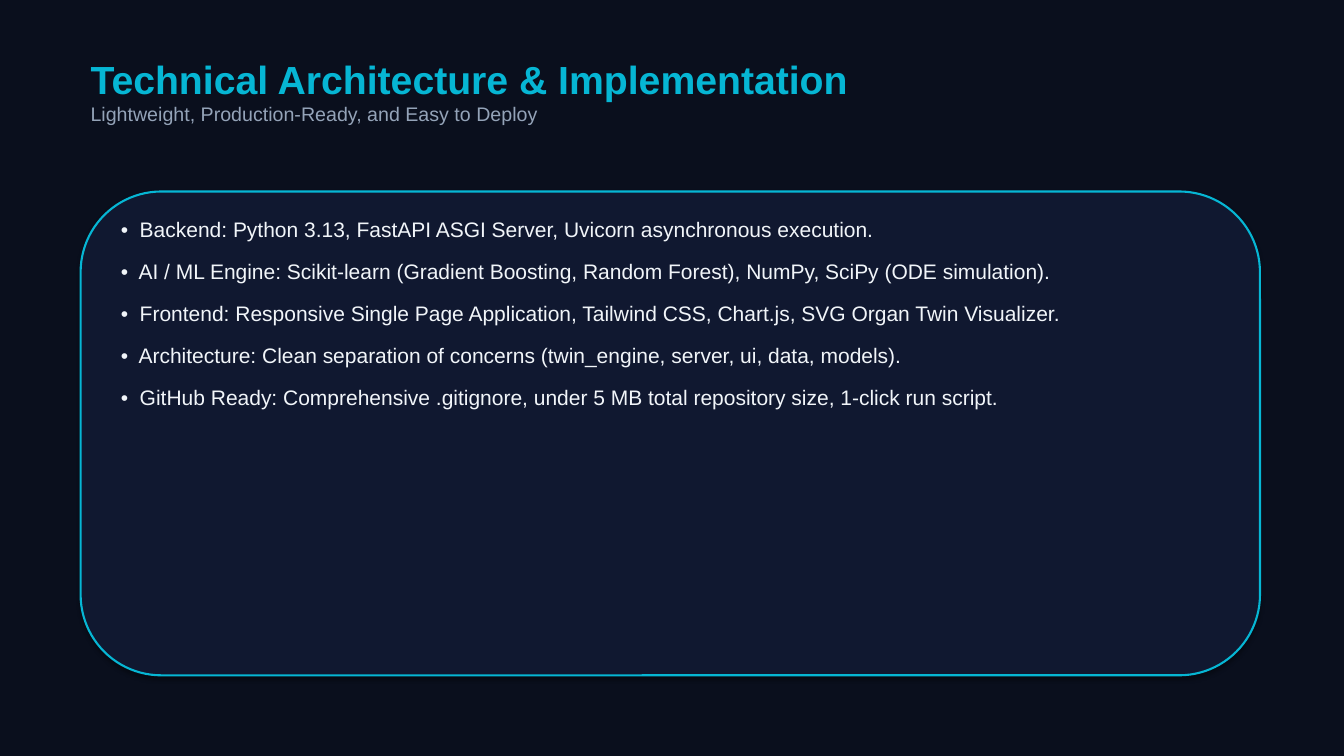
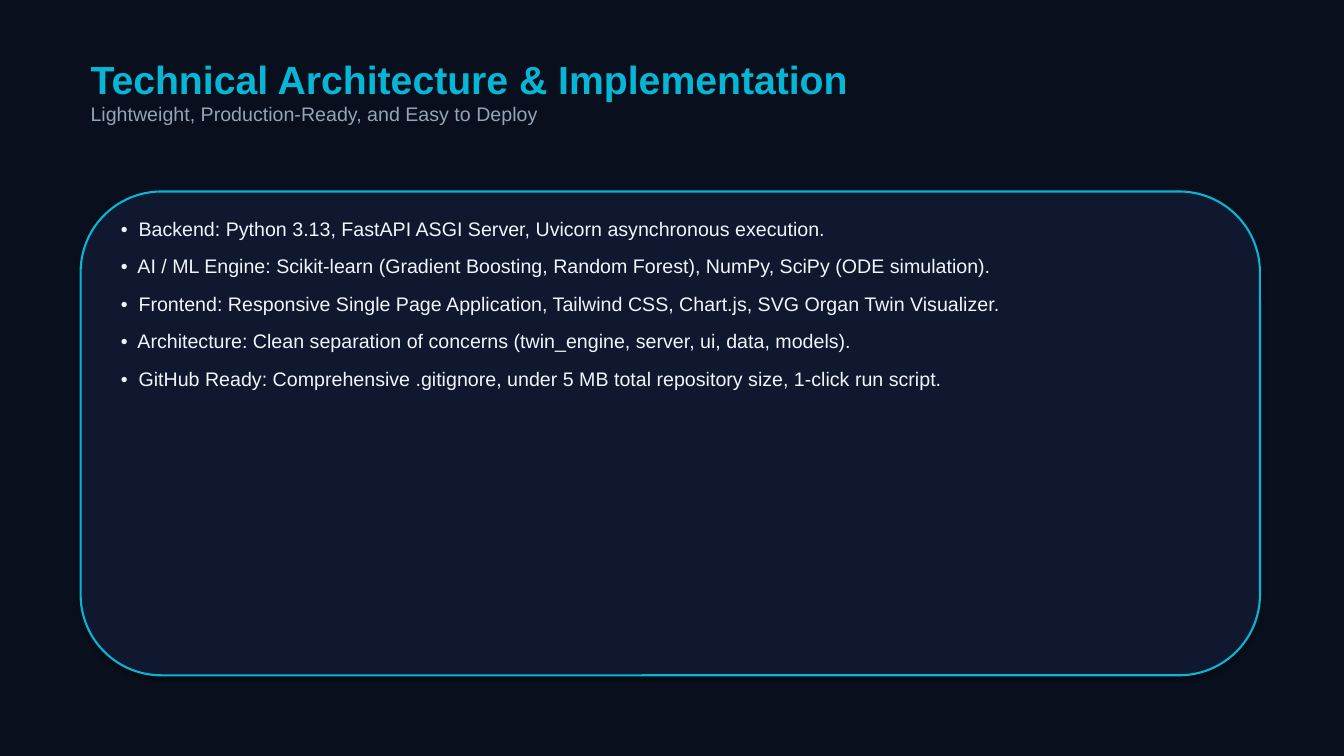
Before and after one commit to Rohit7824567/Twin_challenge, a slide deck: slide 9 of docs/PRANA_TWIN_Summit_Presentation.pptx. Drawn at 1344x756 pixels with LibreOffice and Linux fonts; fonts in the diff are those of the drawing. Boxes give left, top, right and bottom in pixels: in the first picture for what was removed or moved away, otherwise in the second. Text is boxed around its words. In the diff, an @@ line names an element or a change of style, - is before the commit and + after.

```diff
--- a/docs/PRANA_TWIN_Summit_Presentation.pptx
+++ b/docs/PRANA_TWIN_Summit_Presentation.pptx
@@ background #FFFFFF to #0A0F1D @@
@@ rectangle removed at <box>0,0,1344,756</box> @@
@@ text "• Backend: Python 3.13, FastAPI ..." at <box>137,221,999,390</box>: size 15 to 14 pt; less space between paragraphs @@
```
Also in this commit, not shown: 9 other slides changed, 4 other files.
